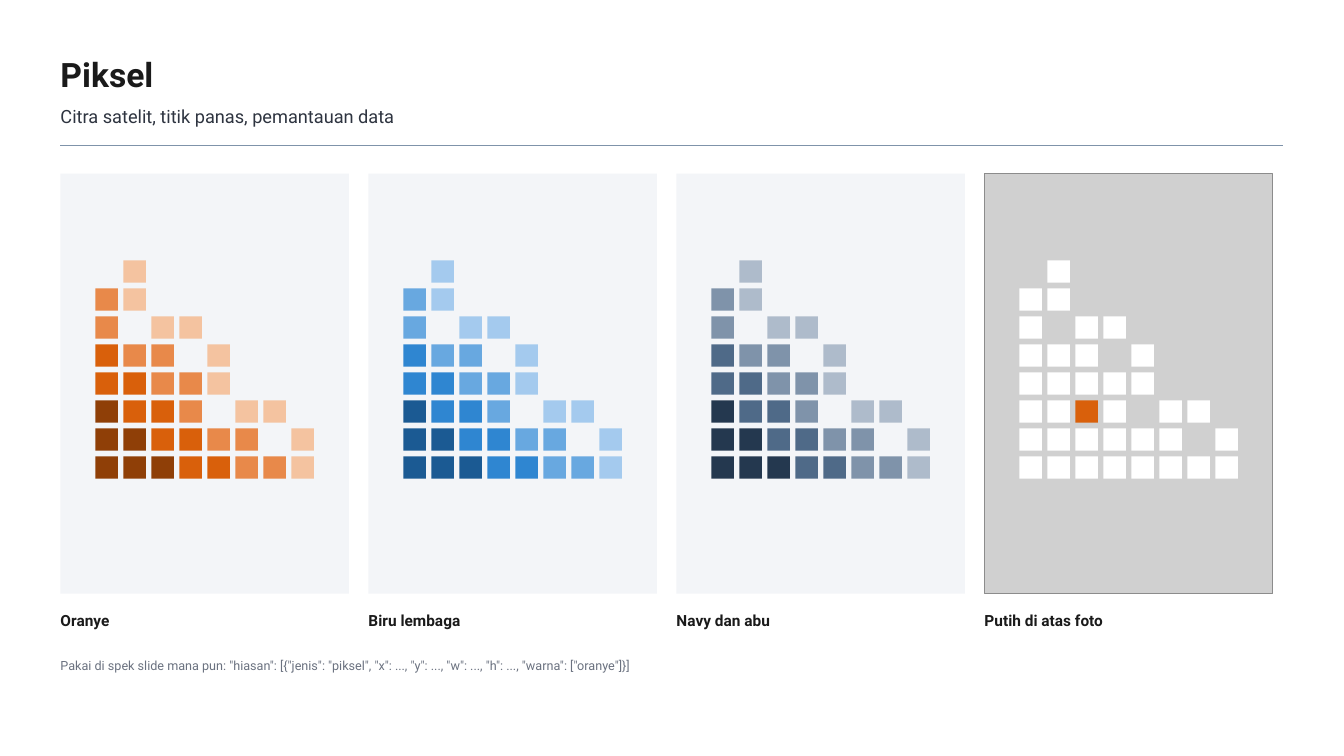
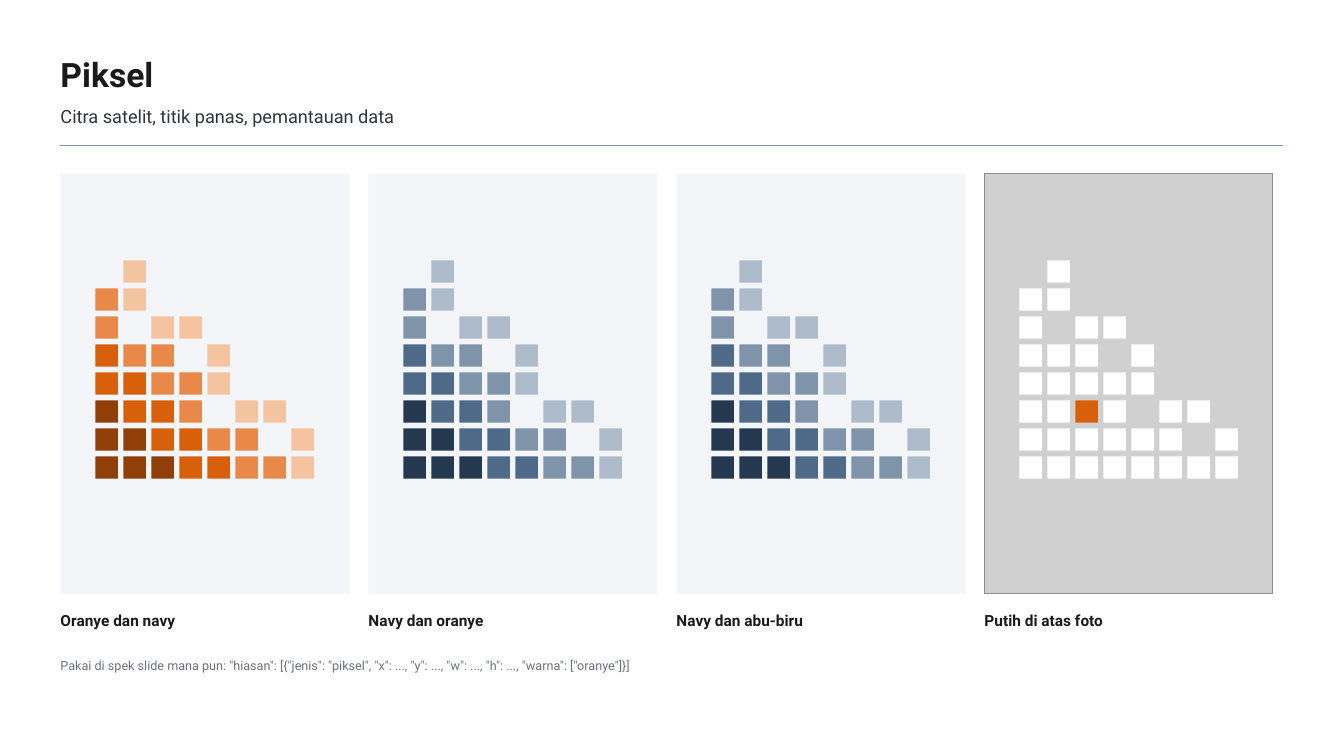
Before and after one commit to terasurbannetwork/poskokarhutla, a slide deck: slide 2 of docs/deck-bnpb/Elemen Grafis BNPB 311026/Katalog Elemen Grafis BNPB 311026.pptx. Drawn at 1344x756 pixels with LibreOffice and Linux fonts; fonts in the diff are those of the drawing; grey boxes stand for pictures. Boxes give left, top, right and bottom in pixels: in the first picture for what was removed or moved away, otherwise in the second. Text is boxed around its words. In the diff, an @@ line names an element or a change of style, - is before the commit and + after.

```diff
--- a/docs/deck-bnpb/Elemen Grafis BNPB 311026/Katalog Elemen Grafis BNPB 311026.pptx
+++ b/docs/deck-bnpb/Elemen Grafis BNPB 311026/Katalog Elemen Grafis BNPB 311026.pptx
@@ fill #1B5A93 to #24384F in 6 elements at <box>403,400,425,422</box>, <box>403,429,425,451</box>, <box>432,429,454,451</box>, <box>403,457,425,479</box>, <box>432,457,454,479</box>, <box>460,457,482,479</box> @@
@@ fill #2F86D1 to #4F6A88 in 9 elements at <box>403,345,425,367</box>, <box>403,372,425,394</box>, <box>432,372,454,394</box>, <box>432,400,454,422</box>, <box>460,400,482,422</box>, <box>460,429,482,451</box>, <box>488,429,510,451</box>, <box>488,457,510,479</box>, <box>515,457,537,479</box> @@
@@ fill #68A8E0 to #7F93AA in 11 elements at <box>403,288,425,311</box>, <box>403,317,425,339</box>, <box>432,345,454,367</box>, <box>460,345,482,367</box>, <box>460,372,482,394</box>, <box>488,372,510,394</box>, <box>488,400,510,422</box>, <box>515,429,537,451</box>, <box>543,429,566,451</box>, <box>543,457,566,479</box>, <box>572,457,594,479</box> @@
@@ fill #A4CAEE to #AEBBCB in 10 elements at <box>432,260,454,282</box>, <box>432,288,454,311</box>, <box>460,317,482,339</box>, <box>488,317,510,339</box>, <box>515,345,537,367</box>, <box>515,372,537,394</box>, <box>543,400,566,422</box>, <box>572,400,594,422</box>, <box>600,429,622,451</box>, <box>600,457,622,479</box> @@
@@ text at <box>60,614,175,630</box>: text changed @@
-Oranye
+Oranye dan navy
@@ text at <box>368,614,483,630</box>: text changed @@
-Biru lembaga
+Navy dan oranye
@@ text at <box>676,614,803,630</box>: text changed @@
-Navy dan abu
+Navy dan abu-biru
```
Also in this commit, not shown: 20 other slides changed, 6 slides added, 5 other files.
